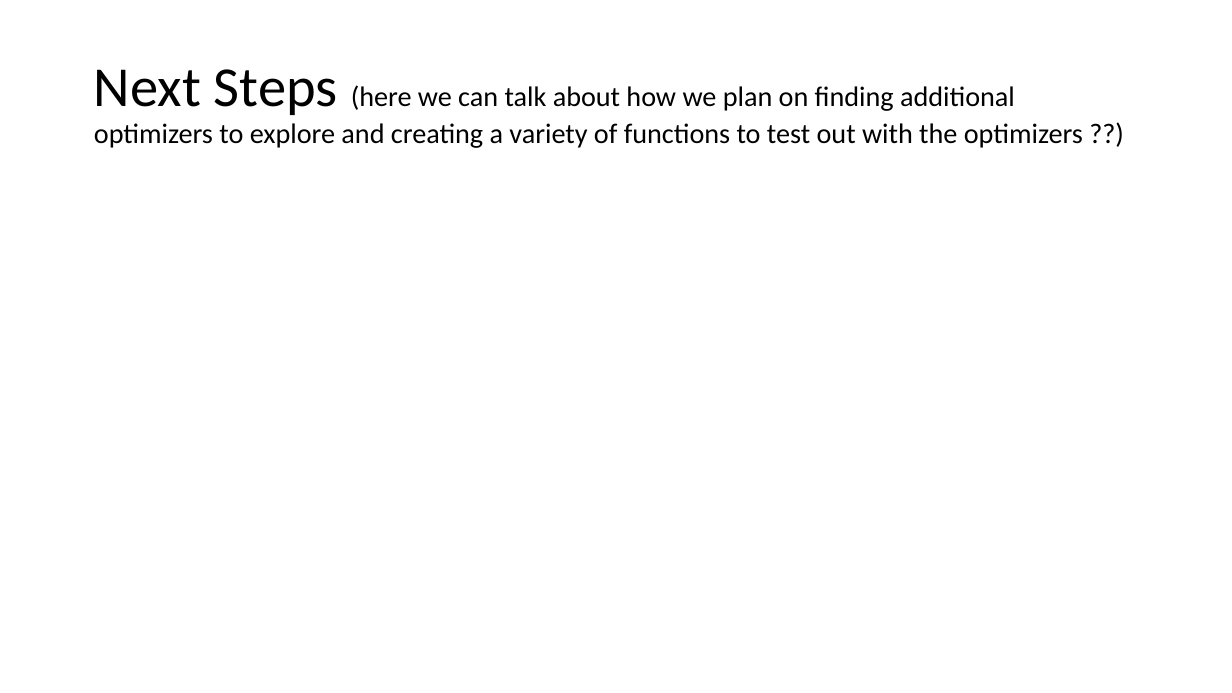
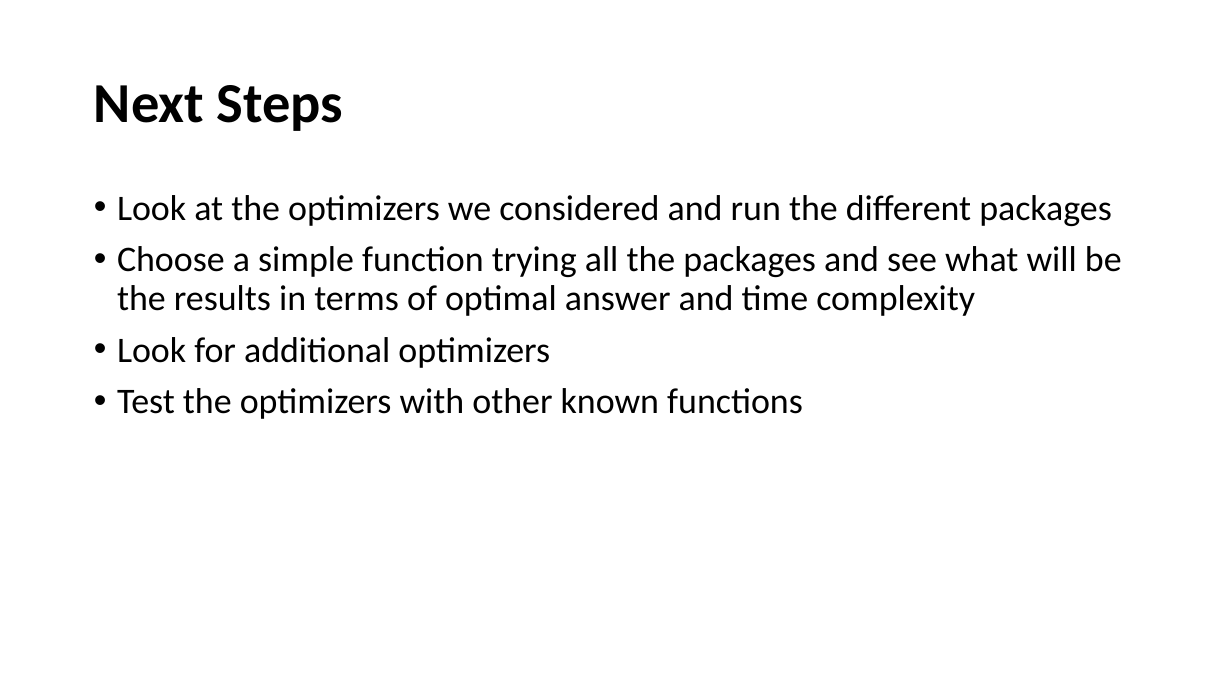
Before and after one commit to Optimistic-Optimizers/Black-Box-Optimization, a slide deck: slide 7 of Exploring Various Optimizers (1).pptx. Drawn at 1232x693 pixels with LibreOffice and Linux fonts; fonts in the diff are those of the drawing. Boxes give left, top, right and bottom in pixels: in the first picture for what was removed or moved away, otherwise in the second. Text is boxed around its words. In the diff, an @@ line names an element or a change of style, - is before the commit and + after.

```diff
--- a/Exploring Various Optimizers (1).pptx
+++ b/Exploring Various Optimizers (1).pptx
@@ title at <box>94,85,343,131</box>: text changed; size 22 to 44 pt; bold on @@
-Next Steps (here we can talk about how we plan on finding additional optimizers to explore and creating a variety of functions to test out with the optimizers ??)
+Next Steps
@@ text added at <box>117,195,1122,419</box>, 28 pt, text #000000 @@
+• Look at the optimizers we considered and run the different packages
+• Choose a simple function trying all the packages and see what will be the results in terms of optimal answer and time complexity
+• Look for additional optimizers
+• Test the optimizers with other known functions
```
Also in this commit, not shown: 1 other slide changed, 1 other file.
